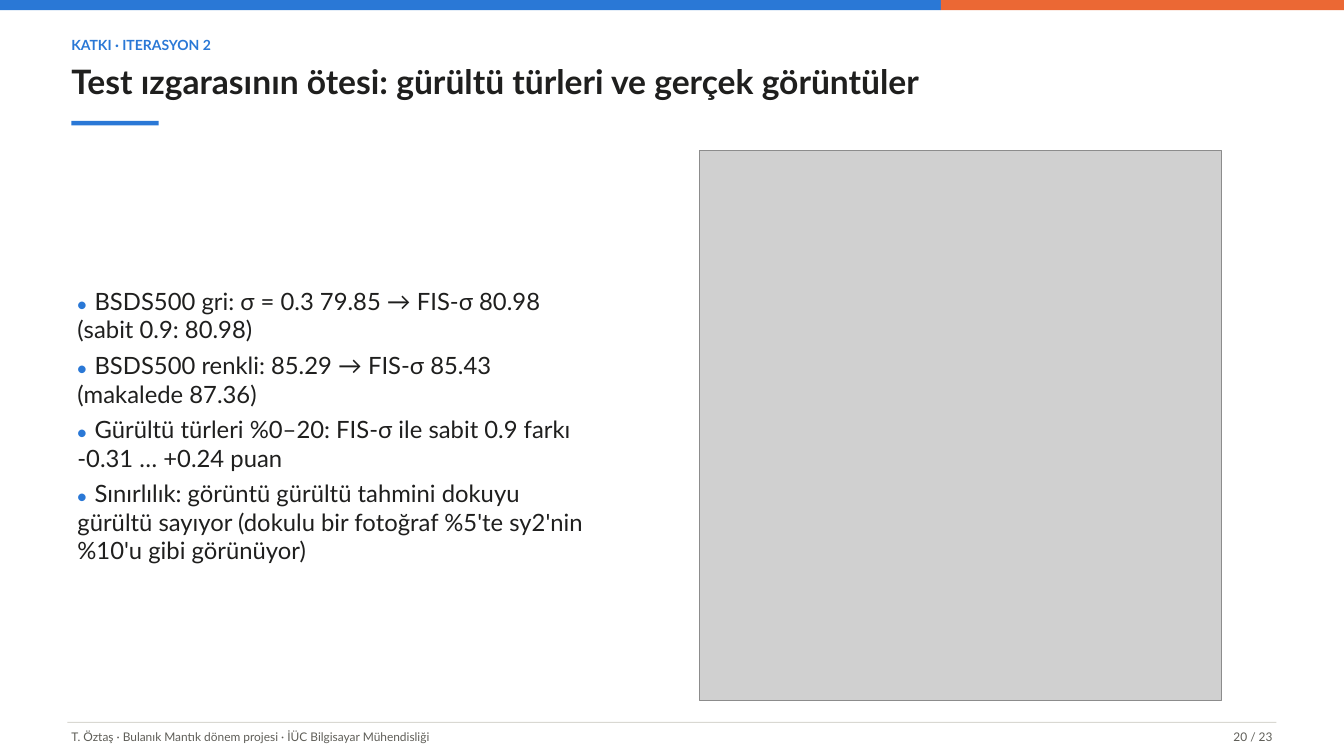
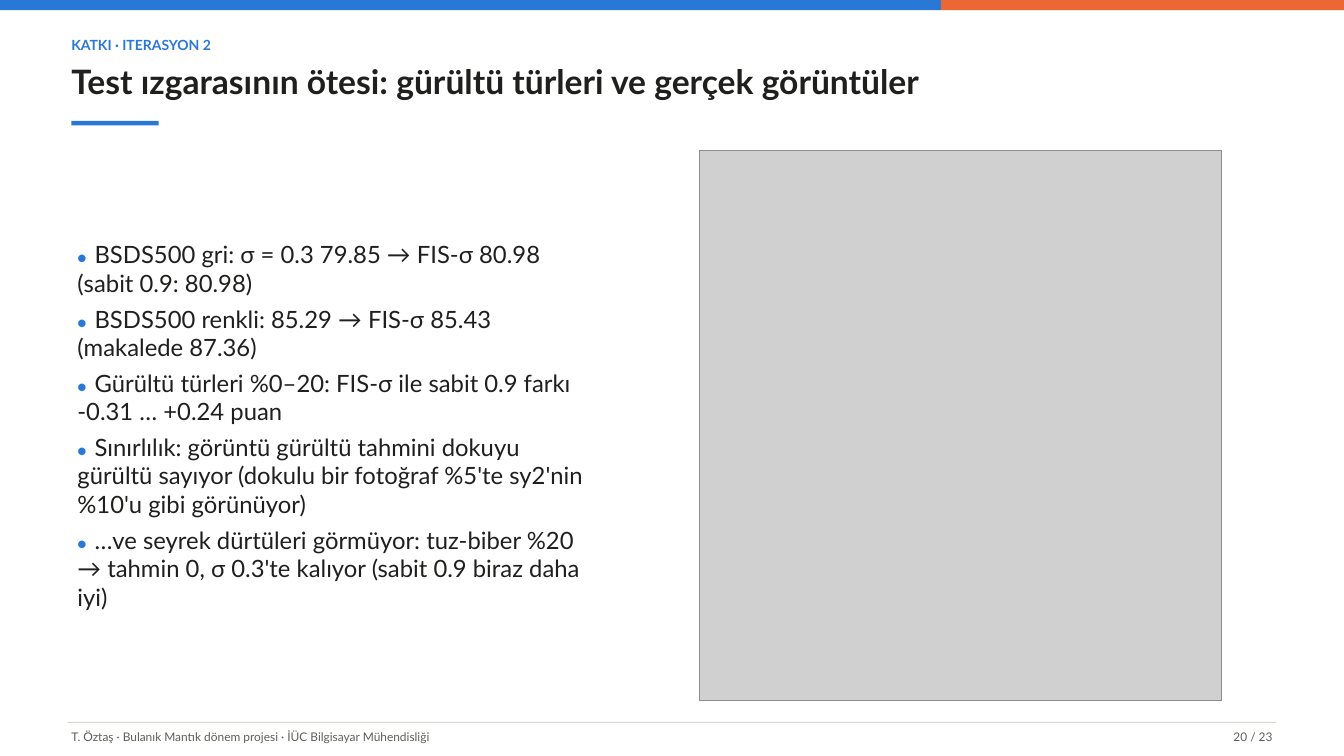
Before and after one commit to tarikoztas/fuzzy-logic-project, a slide deck: slide 20 of presentation/presentation_tr.pptx. Drawn at 1344x756 pixels with LibreOffice and Linux fonts; fonts in the diff are those of the drawing; grey boxes stand for pictures. Boxes give left, top, right and bottom in pixels: in the first picture for what was removed or moved away, otherwise in the second. Text is boxed around its words. In the diff, an @@ line names an element or a change of style, - is before the commit and + after.

```diff
--- a/presentation/presentation_tr.pptx
+++ b/presentation/presentation_tr.pptx
@@ text "● BSDS500 gri: σ = ...": place and size @@
-text "● BSDS500 gri: σ = ..." at [77,292,582,564]
+text "● BSDS500 gri: σ = ..." at [77,245,582,610]
@@ text at [77,531,579,610]: paragraph added @@
+● …ve seyrek dürtüleri görmüyor: tuz-biber %20 → tahmin 0, σ 0.3'te kalıyor (sabit 0.9 biraz daha iyi)
```
Also in this commit, not shown: 7 other files.
